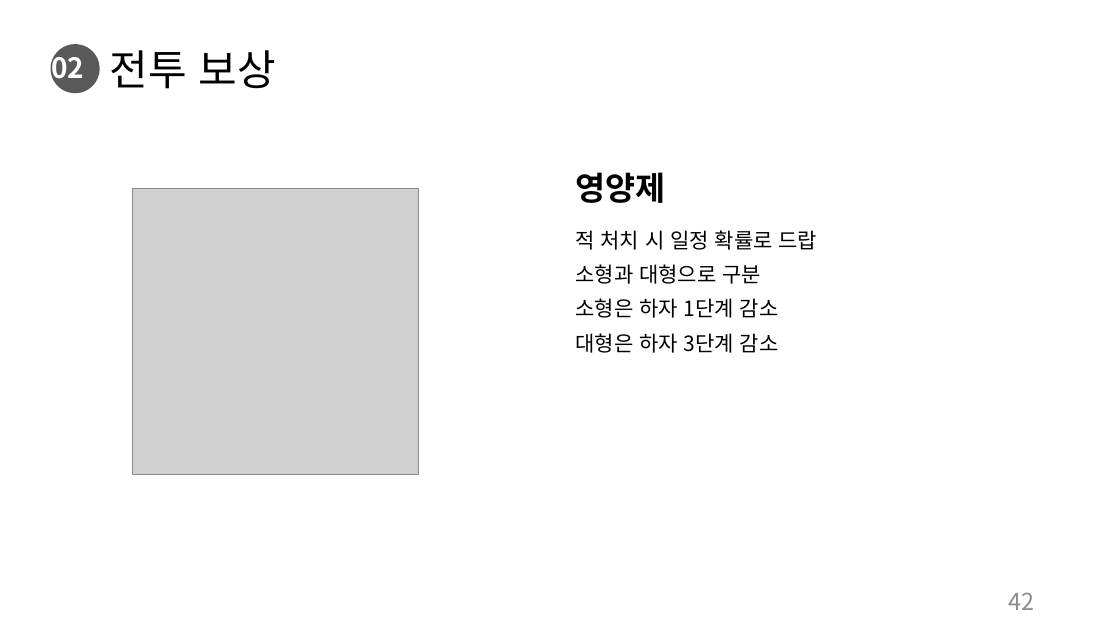
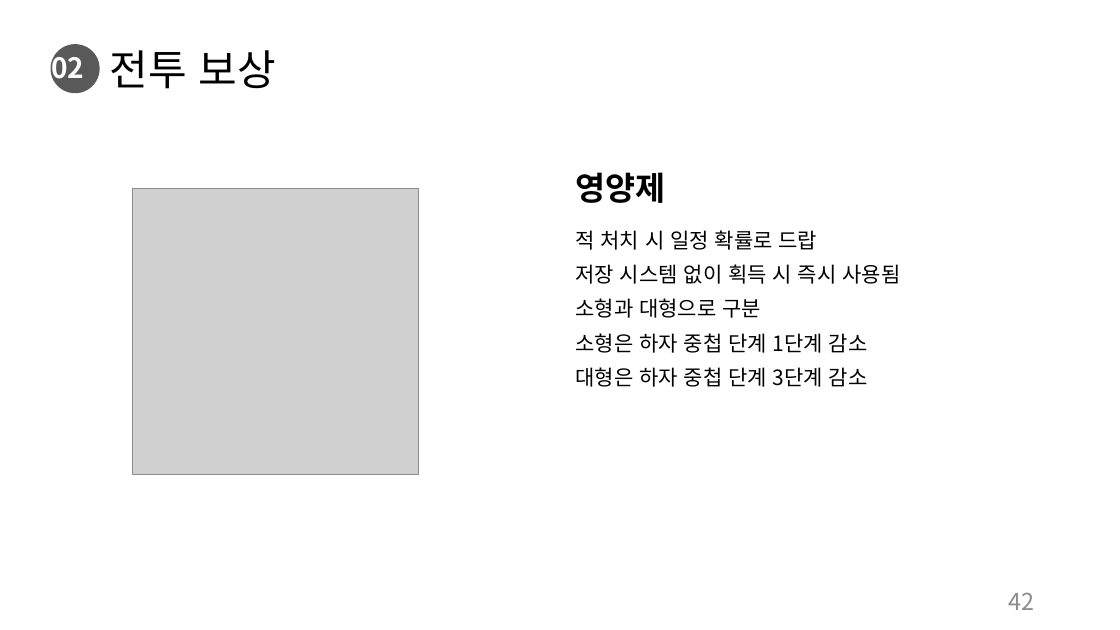
Before and after one commit to charobe/HDB, a slide deck: slide 42 of 조영욱/하자 드 바이오.pptx. Drawn at 1120x630 pixels with LibreOffice and Linux fonts; fonts in the diff are those of the drawing; grey boxes stand for pictures. Boxes give left, top, right and bottom in pixels: in the first picture for what was removed or moved away, otherwise in the second. Text is boxed around its words. In the diff, an @@ line names an element or a change of style, - is before the commit and + after.

```diff
--- a/조영욱/하자 드 바이오.pptx
+++ b/조영욱/하자 드 바이오.pptx
@@ text at <box>575,264,901,284</box>: paragraph added @@
+저장 시스템 없이 획득 시 즉시 사용됨
@@ text at <box>575,333,868,387</box>: text changed @@
-소형은 하자 1단계 감소
-대형은 하자 3단계 감소
+소형은 하자 중첩 단계 1단계 감소
+대형은 하자 중첩 단계 3단계 감소
```
Also in this commit, not shown: 3 other slides changed.
